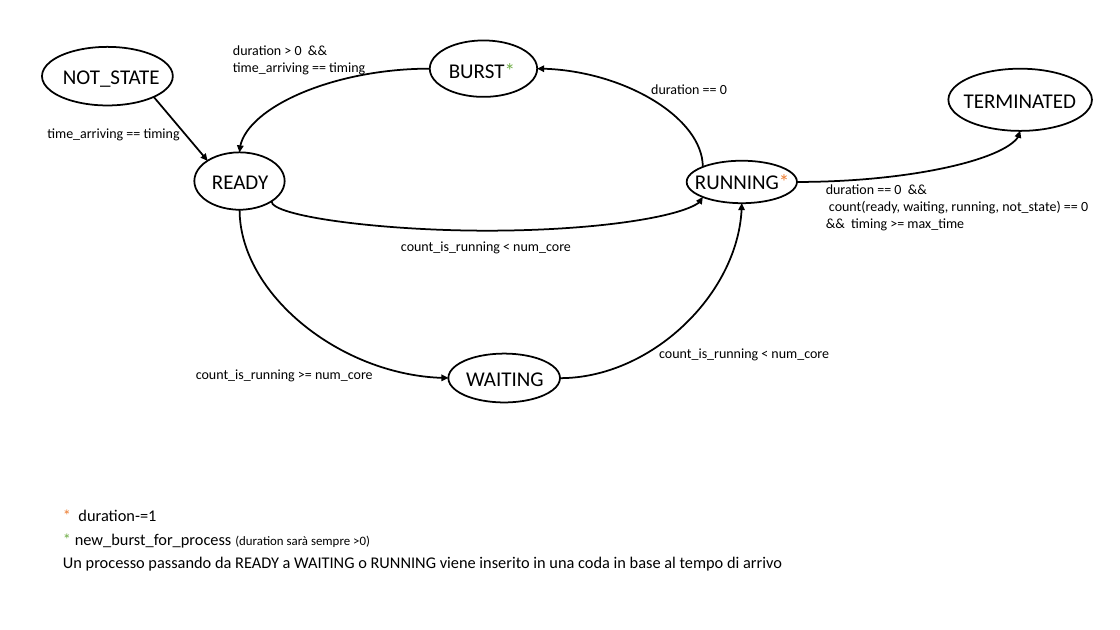
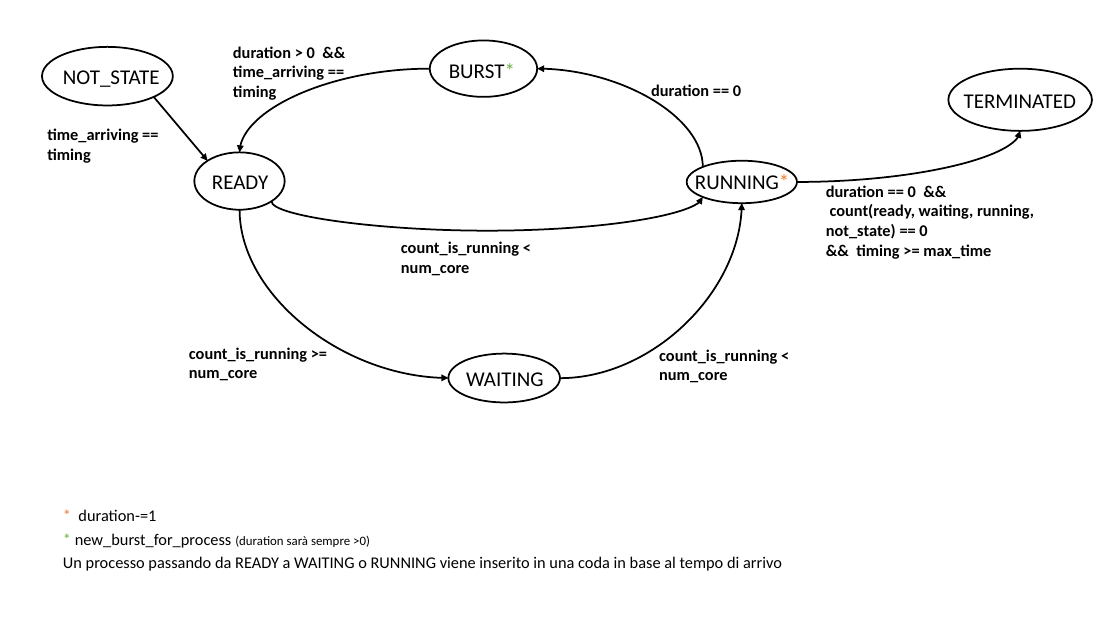
Before and after one commit to simo-30/Relazione_finale_laurea_triennale, a slide deck: slide 1 of relazione/Schemi a stati finiti/FCFS/schema a stati finiti FCFS.pptx. Drawn at 1120x630 pixels with LibreOffice and Linux fonts; fonts in the diff are those of the drawing. Boxes give left, top, right and bottom in pixels: in the first picture for what was removed or moved away, otherwise in the second. Text is boxed around its words. In the diff, an @@ line names an element or a change of style, - is before the commit and + after.

```diff
--- a/relazione/Schemi a stati finiti/FCFS/schema a stati finiti FCFS.pptx
+++ b/relazione/Schemi a stati finiti/FCFS/schema a stati finiti FCFS.pptx
@@ size 12 to 14 pt, bold on in 7 elements at <box>651,84,741,101</box>, <box>826,185,1034,259</box>, <box>659,349,777,383</box>, <box>401,241,519,276</box>, <box>47,128,138,163</box>, <box>189,347,307,381</box>, <box>233,46,324,100</box> @@
@@ text "count_is_running >= num_core": place and size @@
-text "count_is_running >= num_core" at <box>196,369,373,382</box>
+text "count_is_running >= num_core" at <box>189,347,307,381</box>
```
Also in this commit, not shown: 4 other files.
